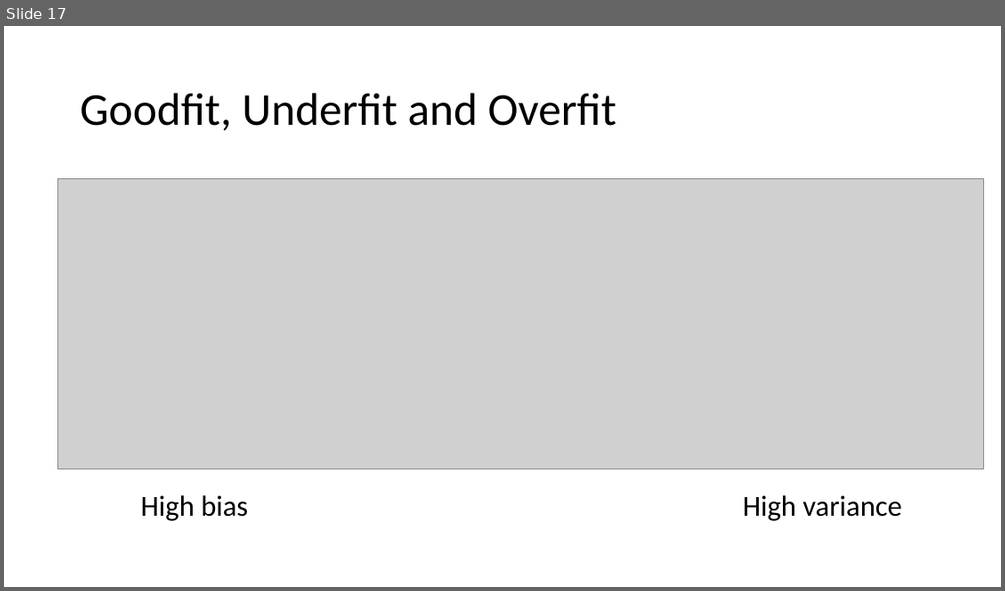
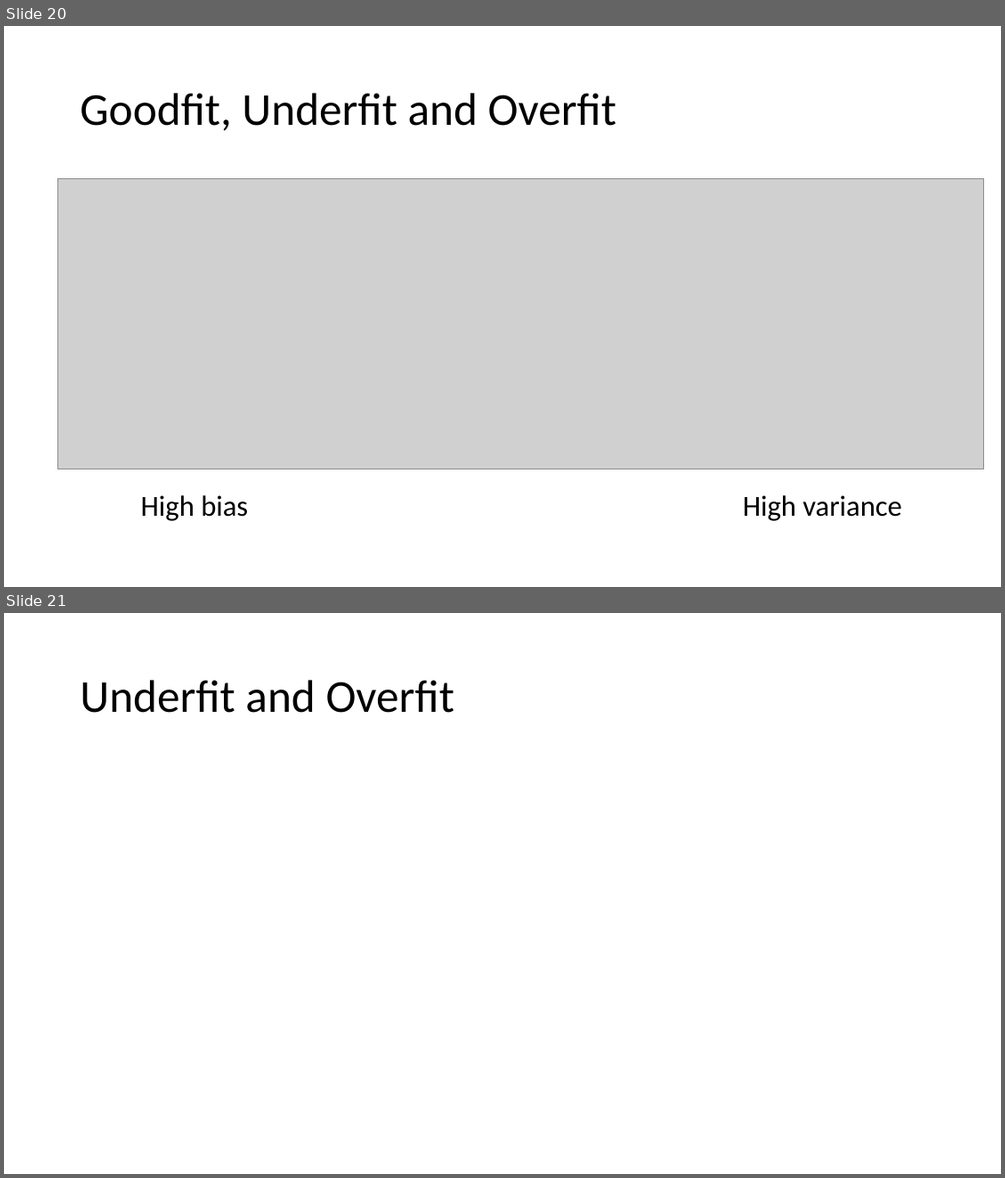
Before and after one commit to tianzheng4/tianzheng4.github.io, a slide deck: _umkc-teaching/slides/Lecture2 - Statistical Learning.pptx. Shown one above the other, each under a label of ours: slide 17 before the commit, slides 20 and 21 after it. The pictures are 1005x591 and 1005x1178 pixels, drawn with LibreOffice and Linux fonts; fonts in the diff are those of the drawing; grey boxes stand for pictures. Boxes give left, top, right and bottom in pixels: in the first picture for what was removed or moved away, otherwise in the second. Text is boxed around its words. In the diff, an @@ line names an element or a change of style, - is before the commit and + after.

```diff
--- a/_umkc-teaching/slides/Lecture2 - Statistical Learning.pptx
+++ b/_umkc-teaching/slides/Lecture2 - Statistical Learning.pptx
@@ slide 21 added at (4,613,1001,1174), background #FFFFFF @@
@@ title added at (80,680,454,713), 44 pt, text #000000 @@
+Underfit and Overfit
@@ what was slide 17 is now slide 20 @@
```
Also in this commit, not shown: 3 other slides added.
